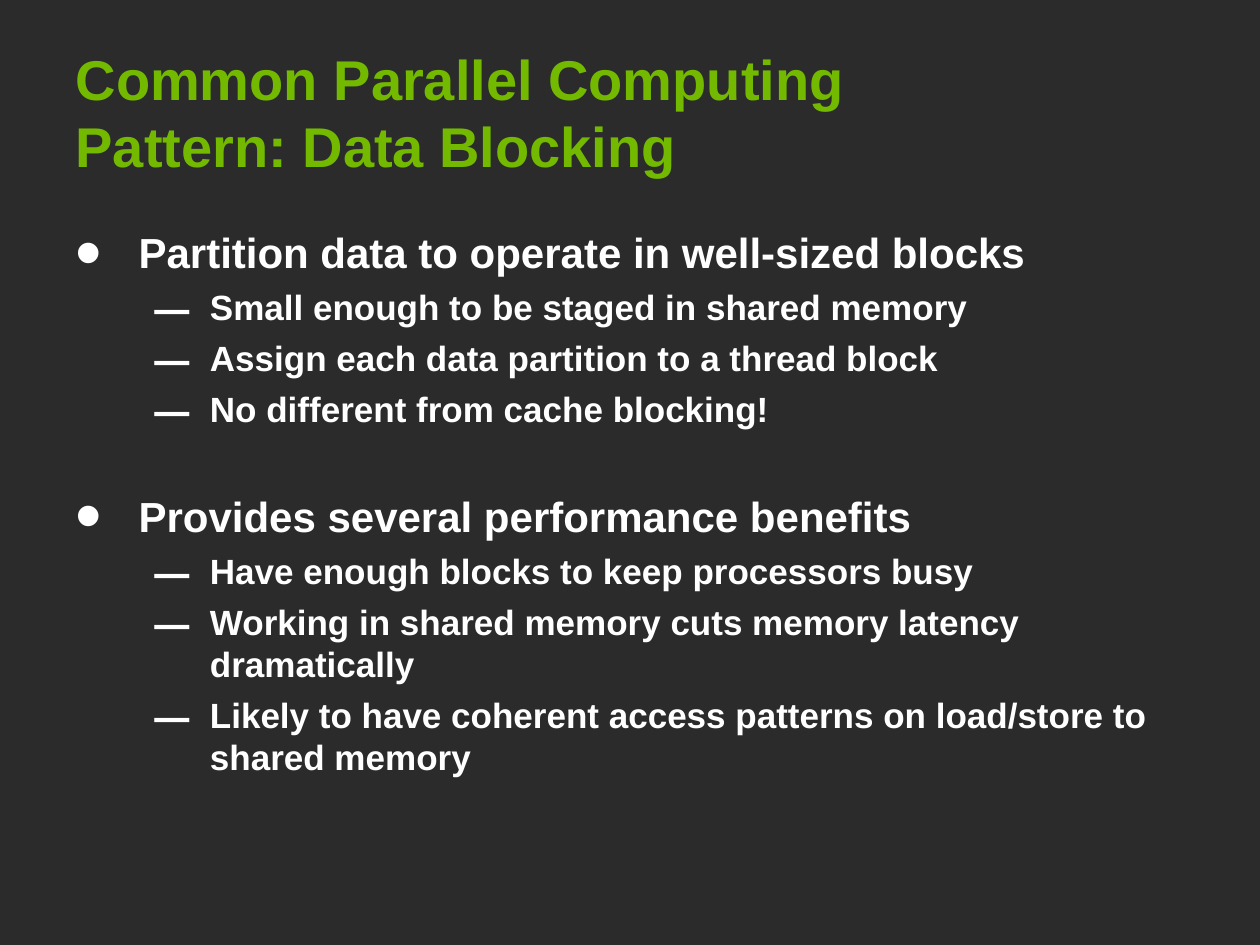
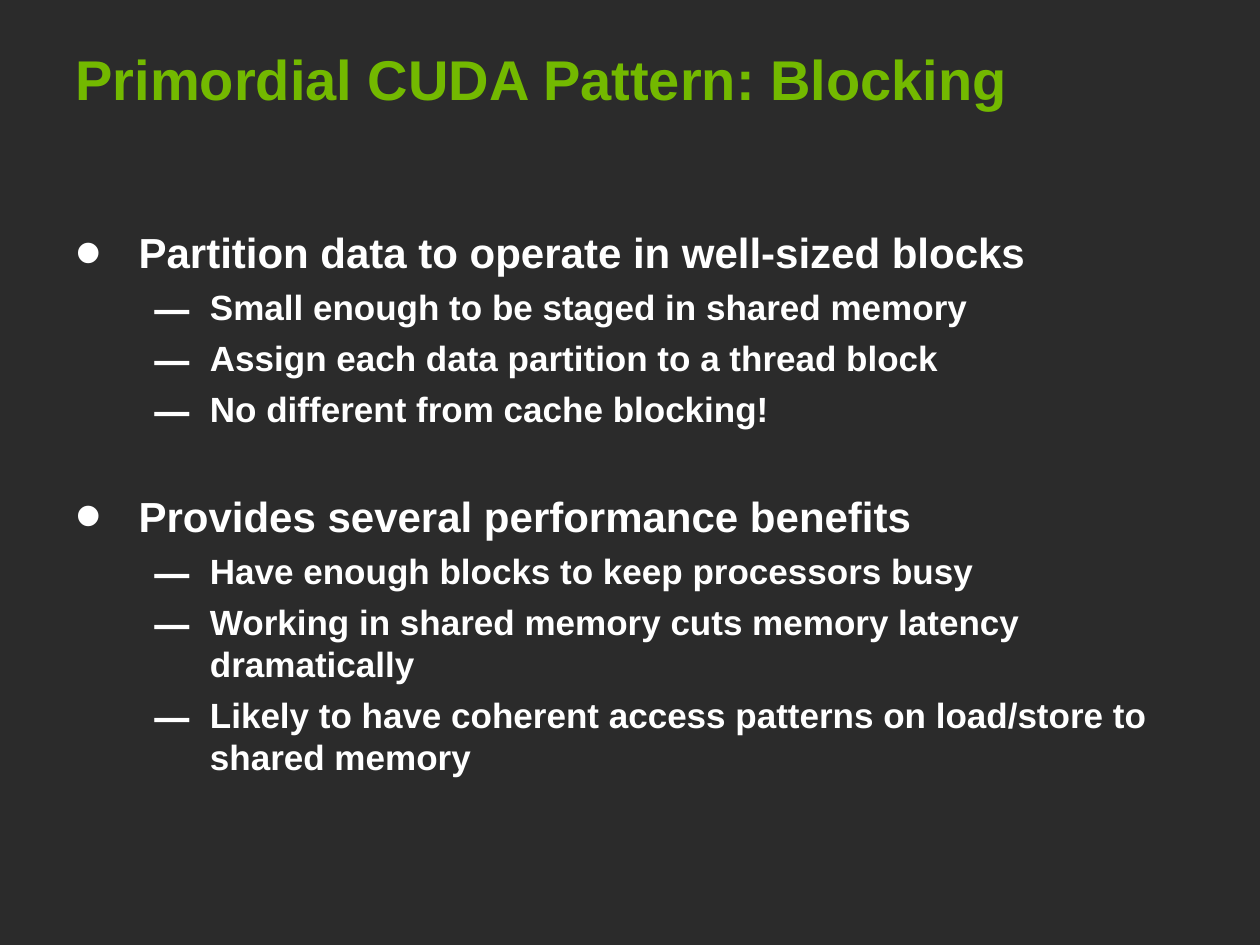
Before and after one commit to leofang/stanford-cs193g-sp2010, a slide deck: slide 3 of trunk/lectures/lecture_6/parallel_patterns_1.ppt (slide 2 before the commit). Drawn at 1260x945 pixels with LibreOffice and Linux fonts; fonts in the diff are those of the drawing; background and template pictures are left out; a plain dark background stands for a picture behind light text. Boxes give left, top, right and bottom in pixels: in the first picture for what was removed or moved away, otherwise in the second. Text is boxed around its words. In the diff, an @@ line names an element or a change of style, - is before the commit and + after.

```diff
--- a/trunk/lectures/lecture_6/parallel_patterns_1.ppt
+++ b/trunk/lectures/lecture_6/parallel_patterns_1.ppt
@@ title at bbox=[76, 59, 1006, 110]: text changed @@
-Common Parallel Computing Pattern: Data Blocking
+Primordial CUDA Pattern: Blocking
```
Also in this commit, not shown: 8 other slides changed, 2 slides added.
